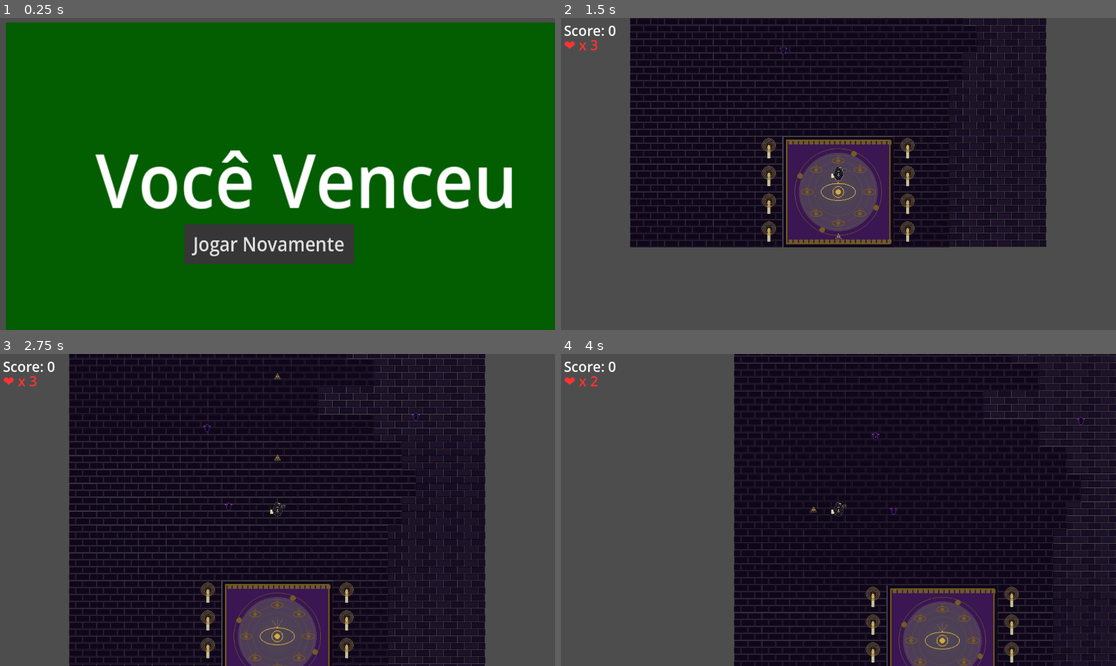
Above: before the commit, frames 1-4 (two rows, left to right).
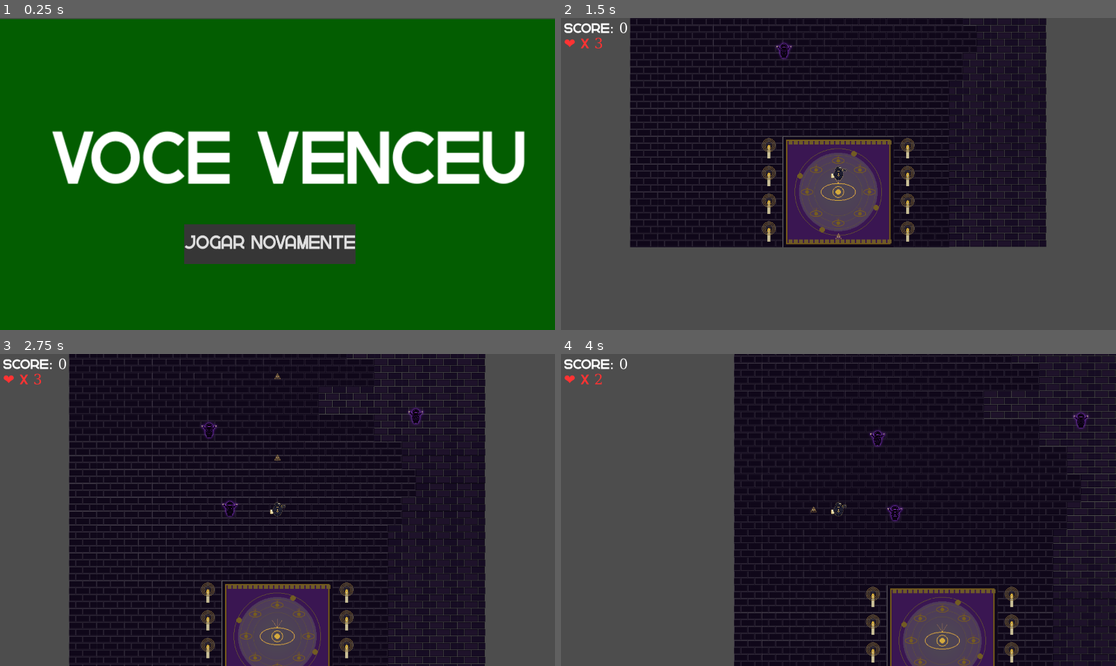
Above: after the commit, the same moments.

Repository: HMarchiori/Infiltrated
Game: Godot game, scene res://you_won.tscn
Same seed, same stepped clock (60 frames per second), same inputs: the game is played once before the commit and once after it. This scene is started directly instead of the project's main scene.
Inputs:
- Up to frame 1 (0.25 s): no input
- Up to frame 2 (1.5 s): click "Jogar Novamente" at 0.5 s; tap Enter (ui_accept) at 1.25 s; hold Up (ui_up) from 1.28 s (still down)
- Up to frame 3 (2.75 s): keep holding Up (ui_up); tap Enter (ui_accept) at 1.52, 2.27 s
- Up to frame 4 (4 s): release Up (ui_up) at 2.78 s; hold Left (ui_left) from 2.78 s (still down); tap Enter (ui_accept) at 3.77 s

The runs differ from the first frame. In frame 1, 14% of the frame differs, in the area x 0-100%, y 0-100%; in frame 2, 0.5%; in frame 3, 0.6%; in frame 4, 0.6%.

Commit message:
changes to sound effects and overrall logic.

Diff:
--- a/infiltrated/Enemy.tscn
+++ b/infiltrated/Enemy.tscn
@@ -5,14 +5,16 @@
 [ext_resource type="Texture2D" uid="uid://621e76swfp7" path="res://Assets/03_chorus_cultist.png" id="3_entex"]
 
 [sub_resource type="RectangleShape2D" id="RectangleShape2D_enemy"]
+size = Vector2(40, 40)
 
 [node name="Enemy" type="CharacterBody2D" unique_id=1407316942]
 collision_layer = 4
 script = ExtResource("1_enscript")
+speed = 100.0
 bullet_scene = ExtResource("2_projscene")
 
 [node name="Sprite2D" type="Sprite2D" parent="." unique_id=1771241619]
-scale = Vector2(0.07, 0.07)
+scale = Vector2(0.15, 0.15)
 texture = ExtResource("3_entex")
 
 [node name="CollisionShape2D" type="CollisionShape2D" parent="." unique_id=1209608117]
--- a/infiltrated/Game.gd
+++ b/infiltrated/Game.gd
@@ -18,11 +18,8 @@
 	_on_jogador_hp_alterado(player.hp)
 
 func _on_jogador_morreu() -> void:
-	var score_final := GameState.score
 	GameState.resetar()
-	hud_label.text = "GAME OVER\nScore: %d\nClique para reiniciar" % score_final
-	await get_tree().create_timer(game_over_delay).timeout
-	get_tree().reload_current_scene()
+	get_tree().change_scene_to_file("res://youLost.tscn")
 
 func _on_inimigo_morreu() -> void:
 	_atualizar_hud()
--- a/infiltrated/Room.tscn
+++ b/infiltrated/Room.tscn
@@ -1,9 +1,10 @@
-[gd_scene format=4 uid="uid://b5kme2ubdm57p"]
+[gd_scene format=4 uid="uid://djy0t2gsp56b1"]
 
 [ext_resource type="Texture2D" uid="uid://dy576saxgwvph" path="res://Assets/tileset_3x3.png" id="1_61bxy"]
 [ext_resource type="Texture2D" uid="uid://c2q6feuyxd616" path="res://Assets/tileset_4x4.png" id="2_1loai"]
 [ext_resource type="Texture2D" uid="uid://concm2tll8x7q" path="res://Assets/tileset_floors_walls.png" id="3_hgg63"]
 [ext_resource type="Texture2D" uid="uid://b70vefsk0vpgm" path="res://Assets/tileset_props.png" id="4_vbd26"]
+[ext_resource type="AudioStream" uid="uid://d2wly4iwgy7ol" path="res://Assets/ivan_luzan-epic-hybrid-logo-157092.mp3" id="9_4v3hs"]
 [ext_resource type="PackedScene" uid="uid://cltibw3ejn6ba" path="res://Enemy.tscn" id="Enemy_scene"]
 [ext_resource type="PackedScene" uid="uid://d1y516ahtqlo5" path="res://ExitPortal.tscn" id="Portal_scene"]
 [ext_resource type="Script" uid="uid://p5hm3rnb406f" path="res://Room.gd" id="Room_script"]
@@ -1199,3 +1200,9 @@
 
 [node name="ExitPortalSpawnPoint" type="Marker2D" parent="." unique_id=917051988]
 position = Vector2(16, -198)
+
+[node name="AudioStreamPlayer" type="AudioStreamPlayer" parent="." unique_id=65780727]
+stream = ExtResource("9_4v3hs")
+volume_db = 4.96
+pitch_scale = 0.4
+autoplay = true
--- /dev/null
+++ b/infiltrated/default_bus_layout.tres
@@ -0,0 +1,16 @@
+[gd_resource type="AudioBusLayout" format=3 uid="uid://ciwfuwh77rcvp"]
+
+[sub_resource type="AudioEffectReverb" id="AudioEffectReverb_j3pel"]
+resource_name = "Reverb"
+room_size = 0.2
+wet = 1.0
+
+[sub_resource type="AudioEffectLowPassFilter" id="AudioEffectLowPassFilter_j3pel"]
+resource_name = "LowPassFilter"
+
+[resource]
+bus/0/volume_db = -6.089478
+bus/0/effect/0/effect = SubResource("AudioEffectReverb_j3pel")
+bus/0/effect/0/enabled = true
+bus/0/effect/1/effect = SubResource("AudioEffectLowPassFilter_j3pel")
+bus/0/effect/1/enabled = false
--- a/infiltrated/project.godot
+++ b/infiltrated/project.godot
@@ -15,6 +15,10 @@
 config/features=PackedStringArray("4.6", "Forward Plus")
 config/icon="res://icon.svg"
 
+[audio]
+
+buses/default_bus_layout="uid://ciwfuwh77rcvp"
+
 [autoload]
 
 EventBus="*res://autoloads/EventBus.gd"
@@ -25,6 +29,10 @@
 window/size/viewport_width=1920
 window/size/viewport_height=1080
 
+[gui]
+
+theme/custom_font="uid://deongkeelhrby"
+
 [physics]
 
 3d/physics_engine="Jolt Physics"
--- a/infiltrated/you_won.tscn
+++ b/infiltrated/you_won.tscn
@@ -12,10 +12,9 @@
 
 [node name="ColorRect" type="ColorRect" parent="." unique_id=1458756825]
 z_index = 100
-offset_left = 8.461182
-offset_top = 13.543831
-offset_right = 763.7547
-offset_bottom = 395.54382
+offset_top = 9.979662
+offset_right = 755.2935
+offset_bottom = 391.97968
 scale = Vector2(0.9962211, 1.0471103)
 color = Color(0.011764706, 0.3647059, 0.003921569, 1)
 metadata/_edit_use_anchors_ = true
@@ -36,14 +35,15 @@
 
 [node name="Label" type="Label" parent="." unique_id=705521655]
 z_index = 1000
-offset_left = 126.53497
-offset_top = 143.99231
-offset_right = 688.535
-offset_bottom = 269.9923
+offset_left = 66.53663
+offset_top = 126.88431
+offset_right = 700.5366
+offset_bottom = 252.88431
 theme_override_font_sizes/font_size = 92
 text = "Você Venceu"
 horizontal_alignment = 1
 vertical_alignment = 1
+autowrap_trim_flags = 128
 metadata/_edit_use_anchors_ = true
 
 [connection signal="pressed" from="Button" to="." method="_on_button_pressed"]
Binary file added: infiltrated/Assets/Greenth_Personal_Use.otf
Not shown, added: infiltrated/Assets/Greenth_Personal_Use.otf.import
Binary file added: infiltrated/Assets/bllod.png
Not shown, added: infiltrated/Assets/bllod.png.import
Not shown, added: infiltrated/Assets/ivan_luzan-epic-hybrid-logo-157092.mp3.import
Not shown: 1 places in infiltrated/you_won.tscn that only renumber resources
Not shown, added: infiltrated/Assets/ivan_luzan-epic-hybrid-logo-157092.mp3
